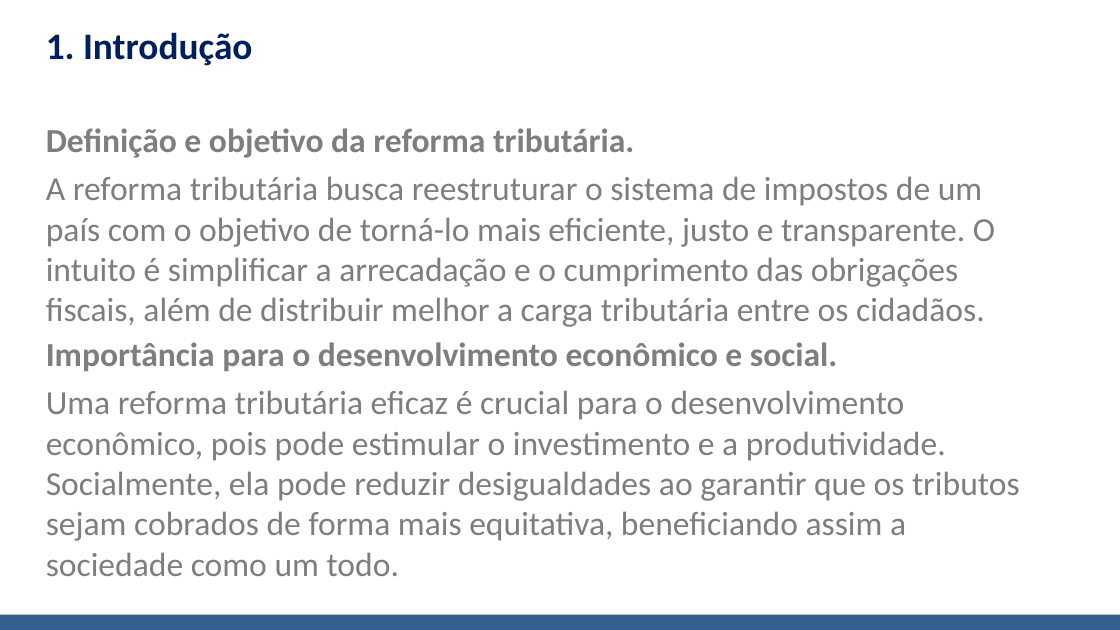
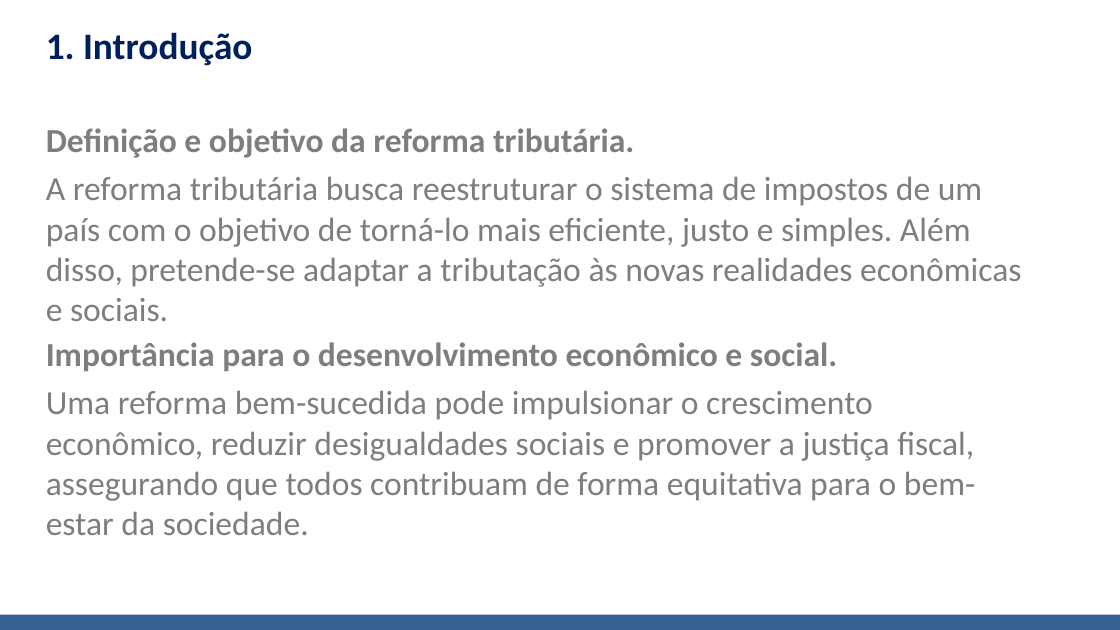
Before and after one commit to Arthur5252/apresentacao_ia, a slide deck: slide 2 of apresentacao.pptx. Drawn at 1120x630 pixels with LibreOffice and Linux fonts; fonts in the diff are those of the drawing; background and template pictures are left out. Boxes give left, top, right and bottom in pixels: in the first picture for what was removed or moved away, otherwise in the second. Text is boxed around its words. In the diff, an @@ line names an element or a change of style, - is before the commit and + after.

```diff
--- a/apresentacao.pptx
+++ b/apresentacao.pptx
@@ text at [46, 176, 1021, 321]: text changed @@
-A reforma tributária busca reestruturar o sistema de impostos de um país com o objetivo de torná-lo mais eficiente, justo e transparente. O intuito é simplificar a arrecadação e o cumprimento das obrigações fiscais, além de distribuir melhor a carga tributária entre os cidadãos.
+A reforma tributária busca reestruturar o sistema de impostos de um país com o objetivo de torná-lo mais eficiente, justo e simples. Além disso, pretende-se adaptar a tributação às novas realidades econômicas e sociais.
@@ text at [46, 390, 975, 535]: text changed @@
-Uma reforma tributária eficaz é crucial para o desenvolvimento econômico, pois pode estimular o investimento e a produtividade. Socialmente, ela pode reduzir desigualdades ao garantir que os tributos sejam cobrados de forma mais equitativa, beneficiando assim a sociedade como um todo.
+Uma reforma bem-sucedida pode impulsionar o crescimento econômico, reduzir desigualdades sociais e promover a justiça fiscal, assegurando que todos contribuam de forma equitativa para o bem-estar da sociedade.
```
Also in this commit, not shown: 9 other slides changed, 5 other files.
